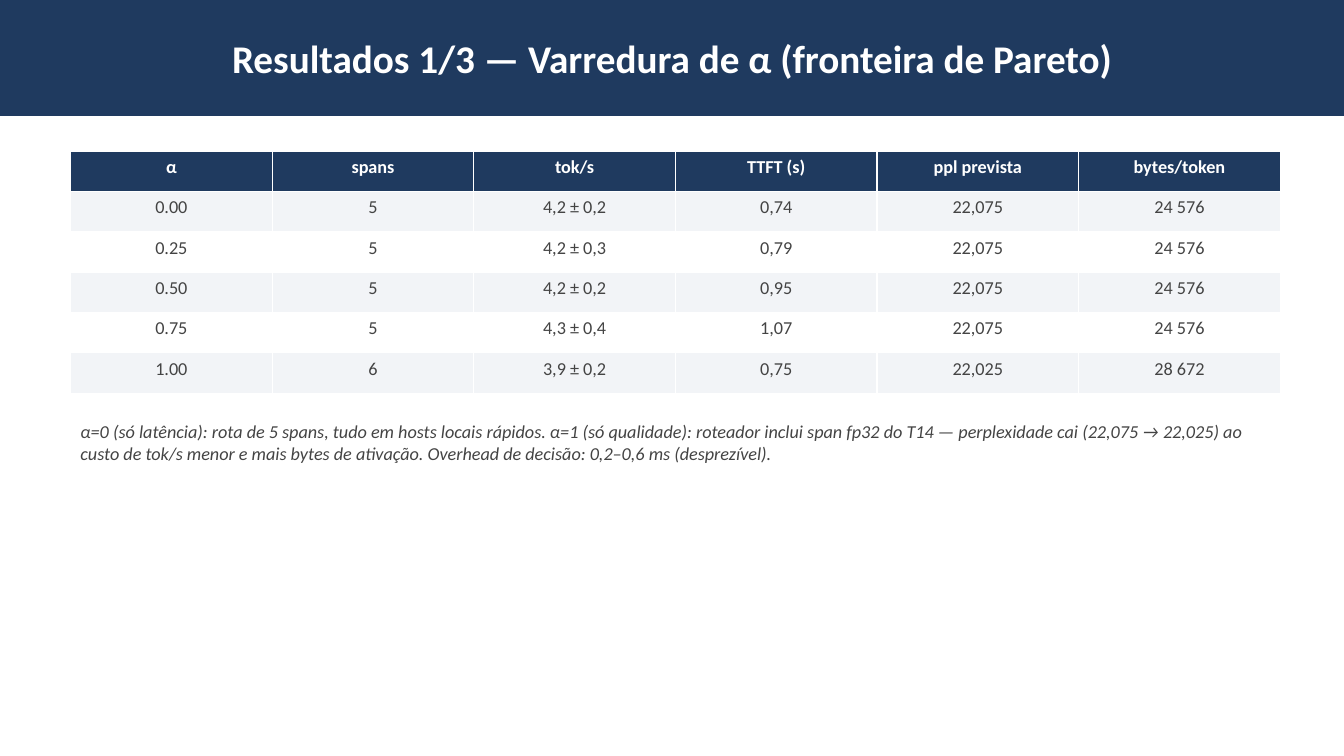
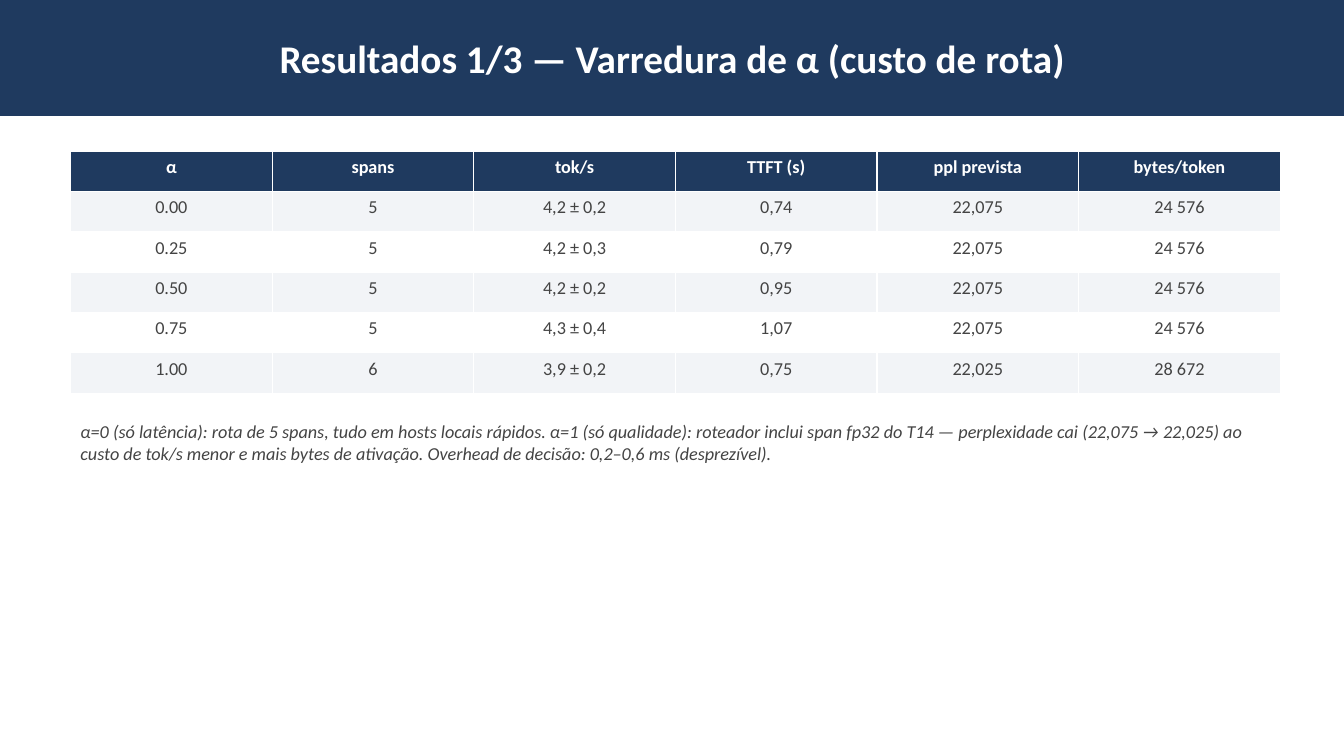
Before and after one commit to luisangelico/MO809-2016-petals-optimized, a slide deck: slide 7 of apresentacao/apresentacao_final.pptx. Drawn at 1344x756 pixels with LibreOffice and Linux fonts; fonts in the diff are those of the drawing. Boxes give left, top, right and bottom in pixels: in the first picture for what was removed or moved away, otherwise in the second. Text is boxed around its words. In the diff, an @@ line names an element or a change of style, - is before the commit and + after.

```diff
--- a/apresentacao/apresentacao_final.pptx
+++ b/apresentacao/apresentacao_final.pptx
@@ text in rectangle at [280,44,1064,79]: text changed @@
-Resultados 1/3 — Varredura de α (fronteira de Pareto)
+Resultados 1/3 — Varredura de α (custo de rota)
```
Also in this commit, not shown: 6 other slides changed, 38 other files.
